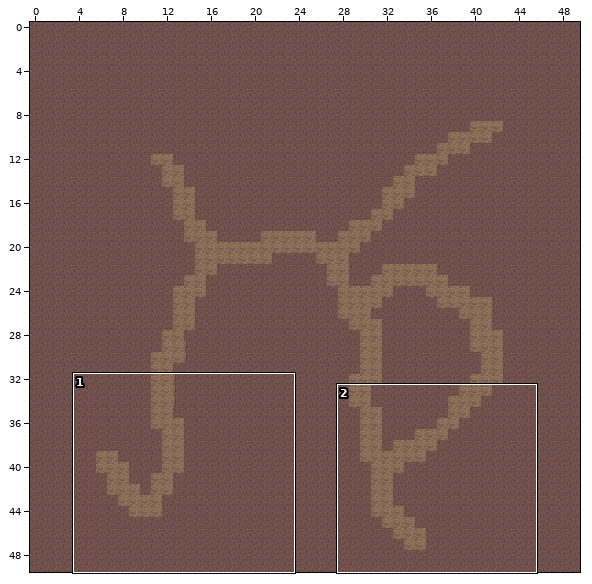
A Tiled map gets an edit: maps/grotte.tmx. Above, an overview of the earlier version with the close-up marked.
Close-up. The starting point:
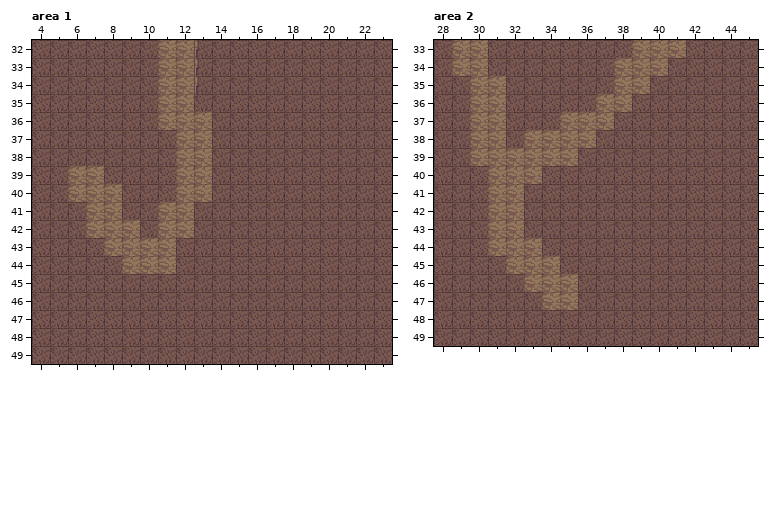
Cells are 32x32 px. Shown: area 1 x 4..23, y 32..49; area 2 x 28..45, y 33..49. The commit also changed other parts of the map, which this record leaves out.
The same view after the edit:
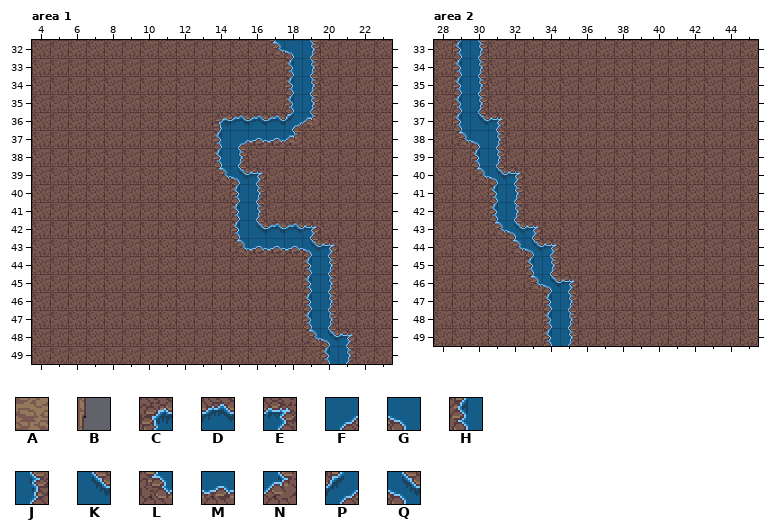
Key: from "tileset": A 732, B 733, C 1720, D 1721, E 1722, F 1723, G 1724, H 1760, J 1762, K 1763, L 1800, M 1801, N 1802, P 1803, Q 1804.
_ is an empty cell.
From old to new:
Layer "a", area 1:
y 32: x 11..13 AAB -> ___; x 17..19 ___ -> LGJ
y 33..34: x 11..13 AAB -> ___; x 18..19 __ -> HJ
y 35: x 11..12 AA -> __; x 18..19 __ -> HJ
y 36: x 11..19 AAA______ -> ___CDDDPN
y 37: x 12..18 AA_____ -> __HFMMN
y 38: x 12..15 AA__ -> __HJ
y 39: x 6..7 AA -> __; x 12..16 AA___ -> __LQE
y 40: x 6..8 AAA -> ___; x 12..13 AA -> __; x 15..16 __ -> HJ
y 41: x 7..8 AA -> __; x 11..12 AA -> __; x 15..16 __ -> HJ
y 42: x 7..9 AAA -> ___; x 11..12 AA -> __; x 15..19 _____ -> HKDDE
y 43: x 8..11 AAAA -> ____; x 15..20 ______ -> LMMMQE
y 44: x 9..11 AAA -> ___; x 19..20 __ -> HJ
y 45..47: x 19..20 __ -> HJ
y 48: x 19..21 ___ -> LQE
y 49: x 20..21 __ -> HJ
Layer "a", area 2:
y 33: x 29..30 AA -> HJ; x 39..41 AAA -> ___
y 34: x 29..30 AA -> HJ; x 38..40 AAA -> ___
y 35: x 29..31 _AA -> HJ_; x 38..39 AA -> __
y 36: x 29..31 _AA -> HJ_; x 37..38 AA -> __
y 37: x 29..31 _AA -> HKE; x 35..37 AAA -> ___
y 38: x 29..31 _AA -> LGJ; x 33..36 AAAA -> ____
y 39: x 30..35 AAAAAA -> HJ____
y 40: x 30..33 _AAA -> LQE_
y 41..42: x 31..32 AA -> HJ
y 43: x 31..33 AA_ -> LQE
y 44: x 31..34 AAA_ -> _LQE
y 45: x 32..34 AAA -> _HJ
y 46: x 33..35 AAA -> LQE
y 47: x 34..35 AA -> HJ
y 48..49: x 34..35 __ -> HJ
Pixel boxes of the changes (left, top, right, bottom) in both close-ups:
changed: (68, 40, 356, 364)
changed: (452, 40, 686, 346)
